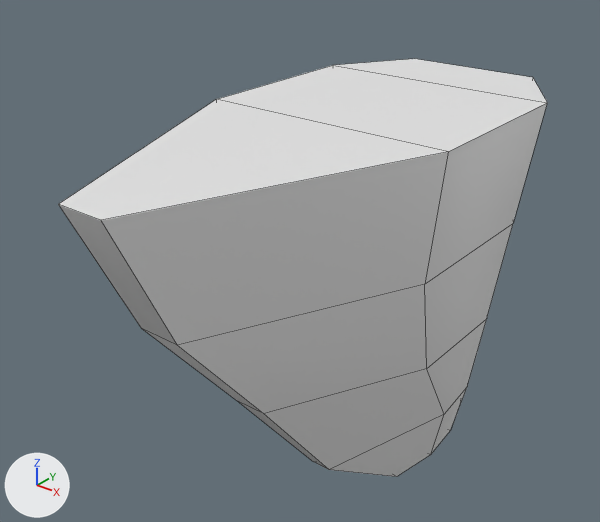
The Blender file ships/hull-parts/curved_keel.blend: old version first, new version second.
Both versions are drawn from a camera (50 mm lens) standing at (7.09, -10.59, 3.76) and looking at (-0.87, -0.64, -2.41). The lights are fixed; the arrows at lower left show +X, +Y and +Z. The picture after the commit comes second. Mesh edges are drawn as thin lines.
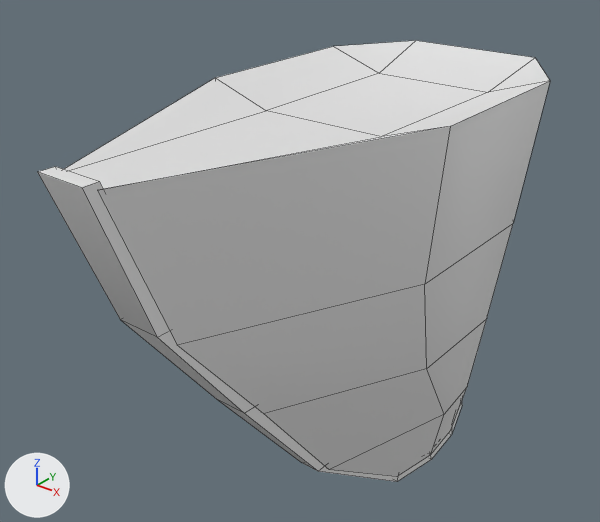
Where the change shows, as pixel boxes (x1, y1, x2, y2) in the pictures (600 x 522 px):
'Cube', reshaped
    before: (58, 59, 547, 477)
    after: (64, 40, 550, 476)
'Cube.001', added
    after: (38, 166, 463, 482)
part 1 of me_cube_001, reshaped
    before: (58, 59, 547, 345)
    after: (64, 40, 550, 345)

The change, as a list of edits to the scene's bpy script:
```text
Change me_cube_001:
    used by ob_cube; location = (0.0, 0.0, -0.84); rotation_euler = (0.0, 0.0, 1.571), in degrees (0, 0, 90)
    verts and faces of me_cube_001; kept vertices keep their numbers, new ones are numbered from 42
    before: 1 (-1.24, -2.09, 1.15) at pixel (448, 151), 3 (-1.24, 2.09, 1.15) at pixel (216, 99), 5 (3.28, -1.2, 1.15) at pixel (532, 77), 7 (3.28, 1.2, 1.15) at pixel (414, 58), 23 (-5.56, -0.37, 1.15) at pixel (100, 220)
    before: 25 (-5.56, 0.37, 1.15) at pixel (58, 204), 33 (1.86, 2.09, 1.15) at pixel (332, 65), 35 (1.86, -2.09, 1.15) at pixel (547, 102)
    remove me_cube_001.from_pydata(...)  # 42 vertices, 41 faces; spans x -5.56..4.22, y -2.09..2.09, z -7.12..1.15
    add me_cube_001.from_pydata(...)  # 46 vertices, 47 faces; spans x -5.56..4.22, y -2.09..2.09, z -7.12..1.49
    me_cube_001 part 1
    add delete_faces([(1, 3, 25, 23), (1, 35, 33, 3), (5, 7, 33, 35)])
    add for i in [1, 3, 5, 7, 23, 25, 33, 35]: verts[i] += (0.0, 0.0, 0.34)
    add verts[42] = (1.86, 1.07, 1.15)  # pixel (379, 73)
    add verts[43] = (1.86, -1.07, 1.15)  # pixel (488, 92)
    add verts[44] = (-1.24, -1.05, 1.15)  # pixel (381, 136)
    add verts[45] = (-1.24, 1.05, 1.15)  # pixel (266, 110)
    add faces += [(1, 44, 23), (3, 45, 42, 33), (5, 7, 42, 43), (42, 45, 44, 43), (1, 35, 43, 44), (5, 43, 35)]
    add faces += [(7, 33, 42), (23, 44, 45, 25), (3, 25, 45)]
Add me_cube_002:
    me_cube_002.from_pydata(...)  # 34 vertices, 33 faces; spans x -5.76..4.3, y -0.37..0.37, z -7.28..1.58
    me_cube_002.polygons.foreach_set('use_smooth', [True] * 33)
Add ob_cube_001:
    ob_cube_001 = bpy.data.objects.new('Cube.001', me_cube_002)
    ob_cube_001.location = (0.0, 0.0, -0.84)
    ob_cube_001.rotation_euler = (0.0, 0.0, 1.571)  # degrees (0, 0, 90)
```
